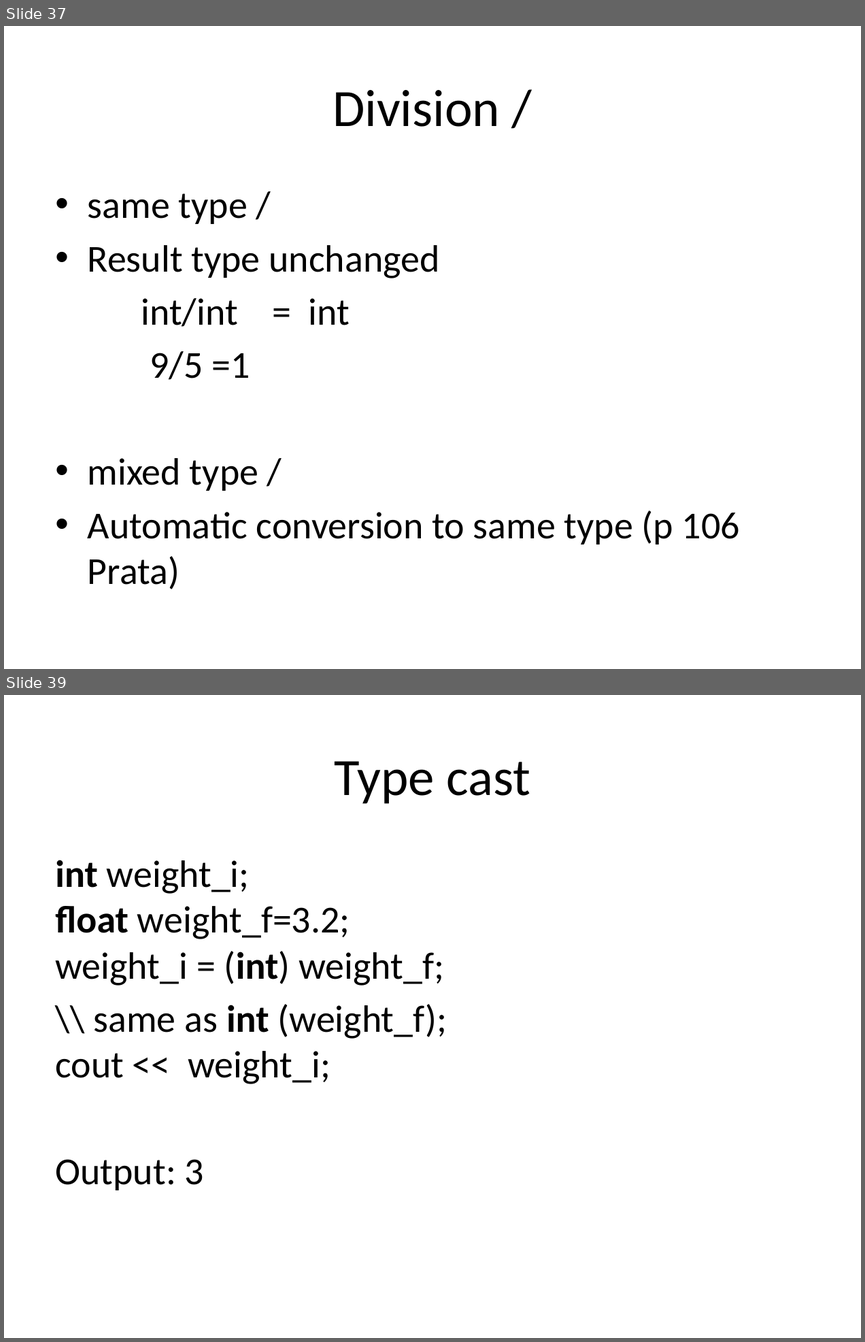
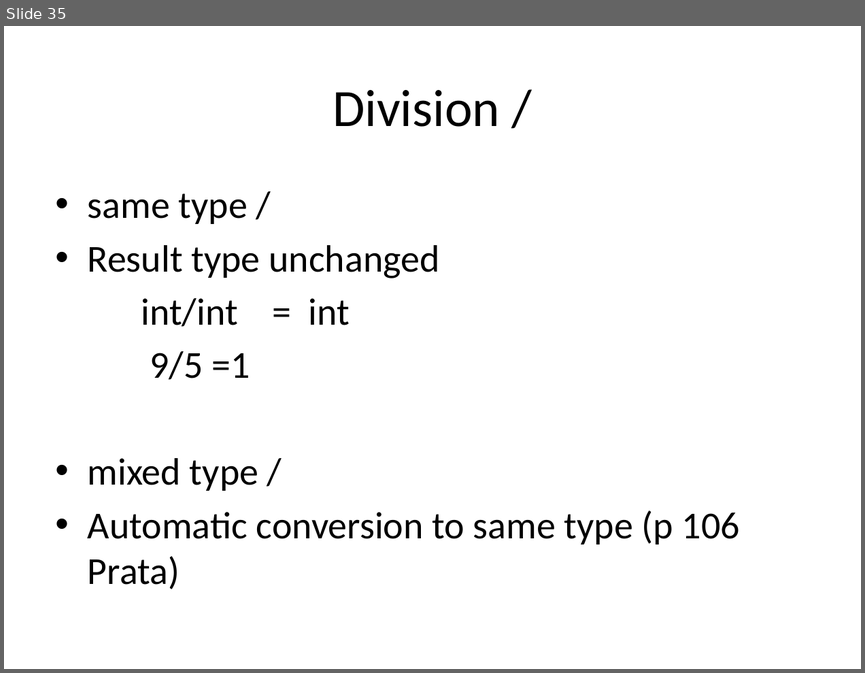
Before and after one commit to bwkeller/Computational_Physics, a slide deck: Slides/02_Data_Types.odp. Shown one above the other, each under a label of ours: slides 37 and 39 before the commit, slide 35 after it; the slides between them are not shown. The pictures are 865x1342 and 865x673 pixels, drawn with LibreOffice and Linux fonts; fonts in the diff are those of the drawing. Boxes give left, top, right and bottom in pixels: in the first picture for what was removed or moved away, otherwise in the second. Text is boxed around its words. In the diff, an @@ line names an element or a change of style, - is before the commit and + after.

```diff
--- a/Slides/02_Data_Types.odp
+++ b/Slides/02_Data_Types.odp
@@ slide 39 removed at (4,695,861,1338), background #FFFFFF @@
@@ title removed at (334,761,530,804) @@
-Type cast
@@ text removed at (55,860,447,1190) @@
-int weight_i;
-float weight_f=3.2;
-weight_i = (int) weight_f;
-\\ same as int (weight_f);
-cout << weight_i;
-Output: 3
@@ what was slide 37 is now slide 35 @@
```
Also in this commit, not shown: 1 slide changed, 1 slide added, 4 other files.
